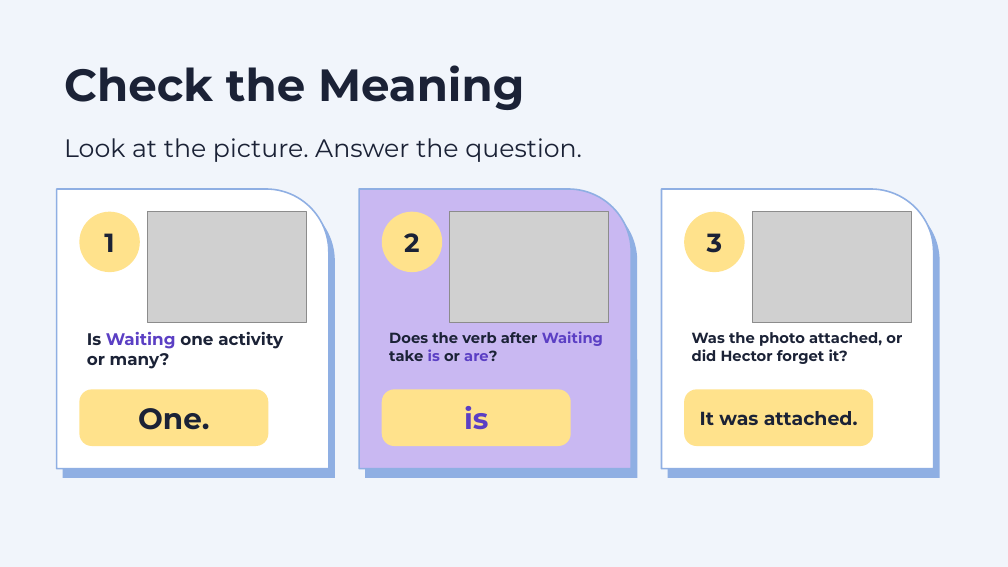
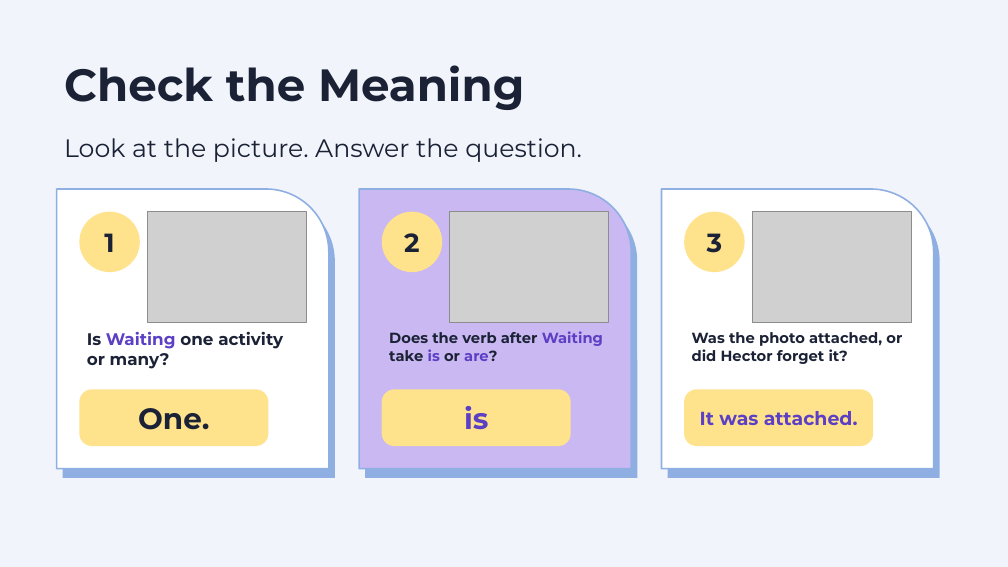
Before and after one commit to sdpursley/ESL-Curriculum, a slide deck: slide 7 of level5/slides/Level5_Lesson11_Slides.pptx. Drawn at 1008x567 pixels with LibreOffice and Linux fonts; fonts in the diff are those of the drawing; grey boxes stand for pictures. Boxes give left, top, right and bottom in pixels: in the first picture for what was removed or moved away, otherwise in the second. Text is boxed around its words. In the diff, an @@ line names an element or a change of style, - is before the commit and + after.

```diff
--- a/level5/slides/Level5_Lesson11_Slides.pptx
+++ b/level5/slides/Level5_Lesson11_Slides.pptx
@@ rounded rectangle "It was attached." at box(684, 389, 873, 446): text colour #1B2236 to #5B3FC4 @@
```
Also in this commit, not shown: 3 other slides changed, 8 other files.
